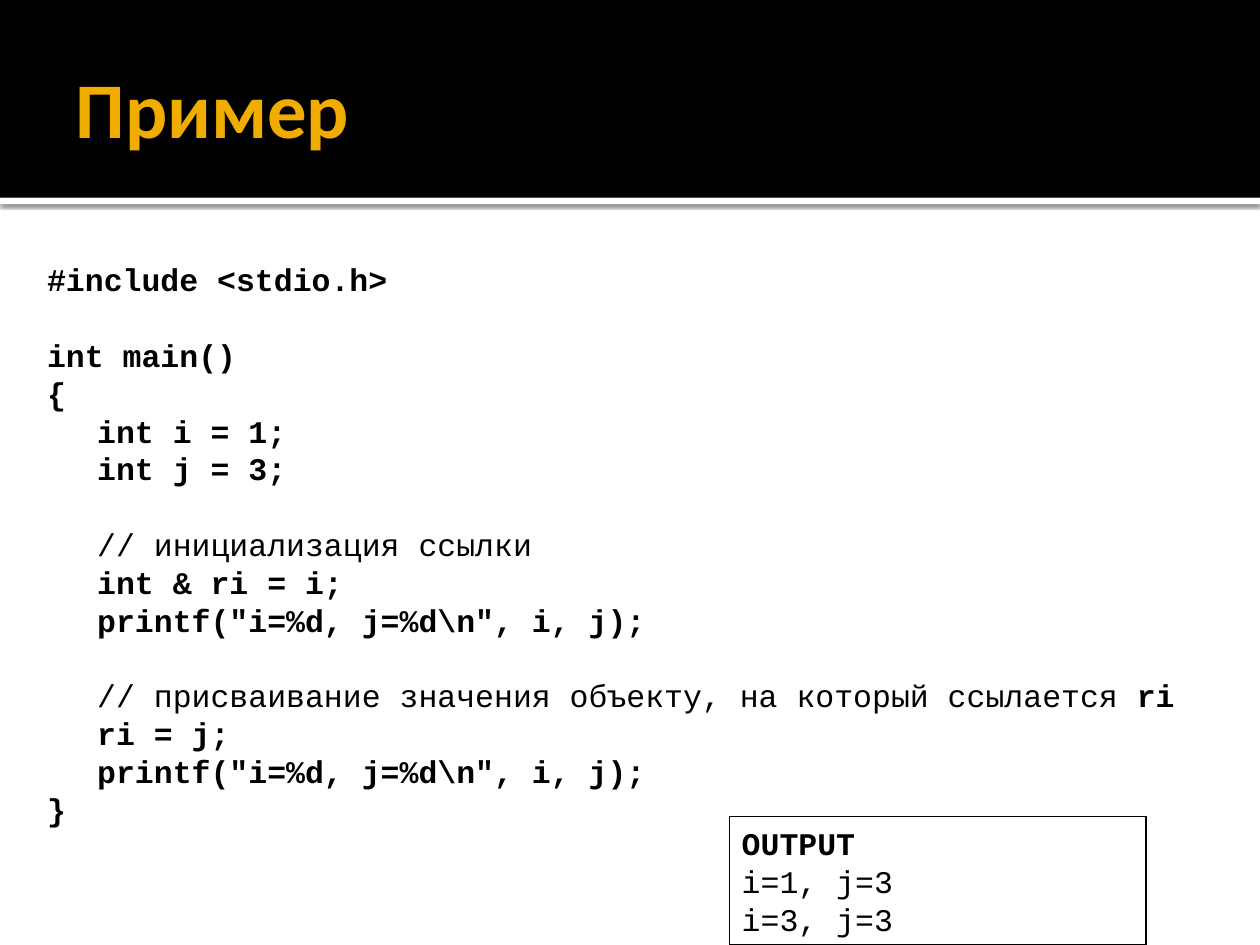
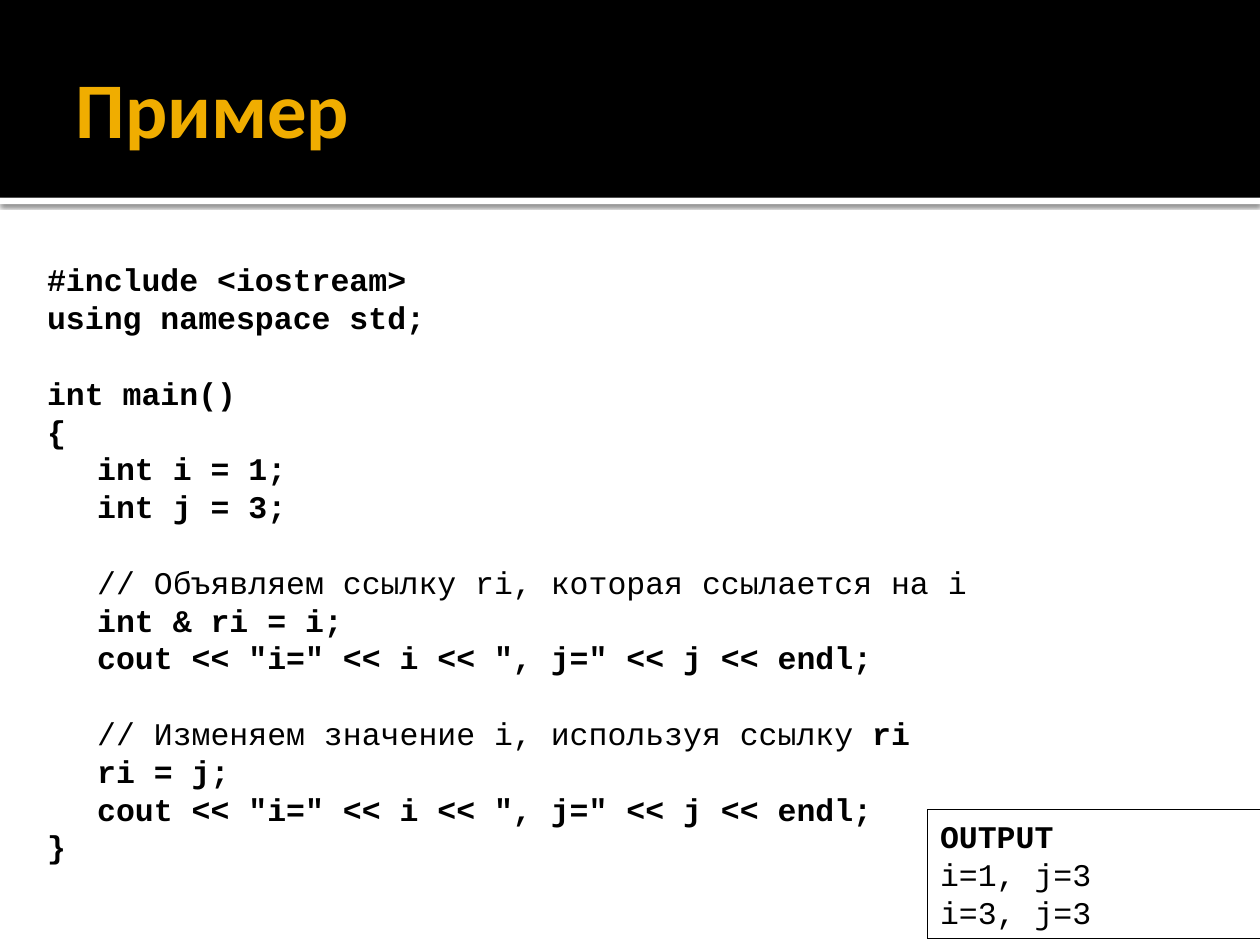
Before and after one commit to alexey-malov/oop, a slide deck: slide 118 of lectures/01/Синтаксис C++.pptx. Drawn at 1260x945 pixels with LibreOffice and Linux fonts; fonts in the diff are those of the drawing. Boxes give left, top, right and bottom in pixels: in the first picture for what was removed or moved away, otherwise in the second. Text is boxed around its words. In the diff, an @@ line names an element or a change of style, - is before the commit and + after.

```diff
--- a/lectures/01/Синтаксис C++.pptx
+++ b/lectures/01/Синтаксис C++.pptx
@@ text at [47, 269, 425, 336]: text changed @@
-#include <stdio.h>
+#include <iostream>
+using namespace std;
@@ text at [154, 571, 967, 601]: text changed @@
-// инициализация ссылки
+// Объявляем ссылку ri, которая ссылается на i
@@ text at [97, 647, 910, 752]: text changed @@
-printf("i=%d, j=%d\n", i, j);
-// присваивание значения объекту, на который ссылается ri
+cout << "i=" << i << ", j=" << j << endl;
+// Изменяем значение i, используя ссылку ri
@@ text at [97, 798, 872, 828]: text changed @@
-printf("i=%d, j=%d\n", i, j);
+cout << "i=" << i << ", j=" << j << endl;
@@ rectangle "OUTPUT": place and size @@
-rectangle "OUTPUT" at [730, 816, 1147, 945]
+rectangle "OUTPUT" at [927, 810, 1260, 939]
```
Also in this commit, not shown: 38 other slides changed, 2 slides added, 2 slides removed.
